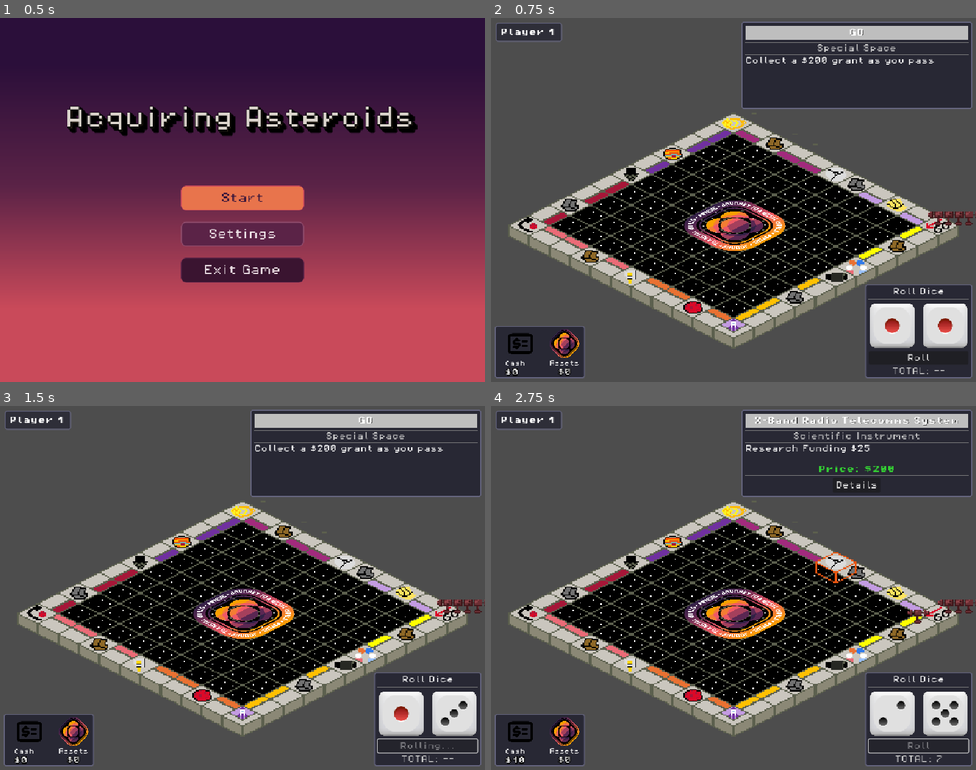
Above: before the commit, frames 1-4 (two rows, left to right).
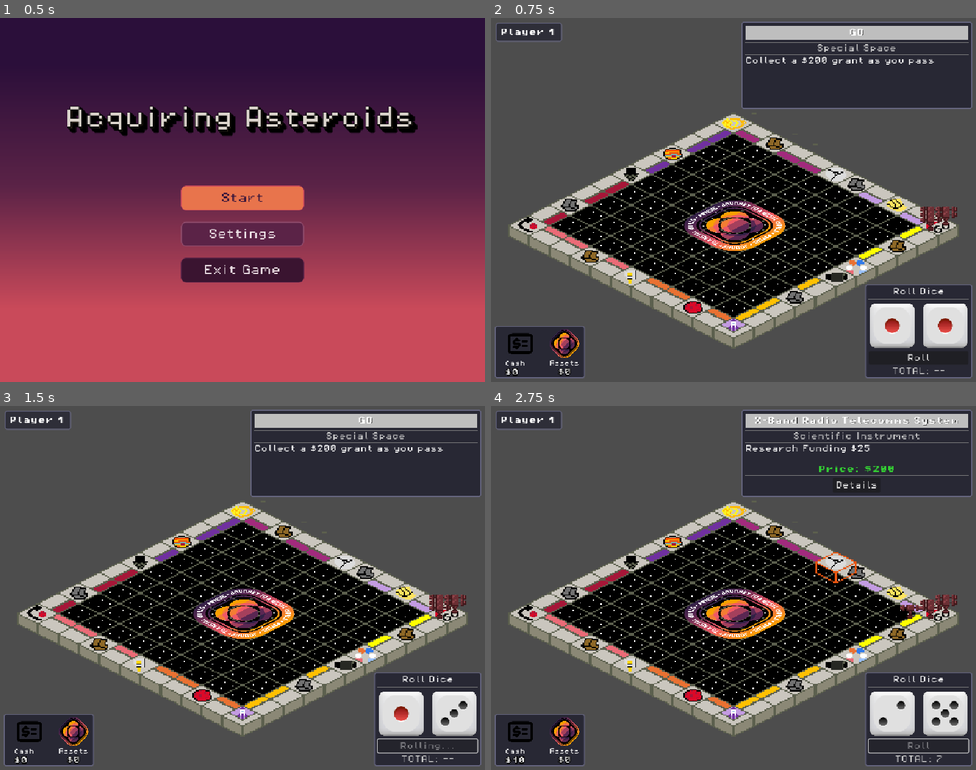
Above: after the commit, the same moments.

Repository: MissionToPsyche-Platinum/platinum_24d_game_psycheopoly-psb
Game: Godot game, scene res://scenes/StartMenu.tscn
Two runs of this game, one before a commit and one after it. Both use one fixed random seed, a clock stepped at 60 frames per second and the inputs below.
Inputs (mouse positions are in pixels of both pictures, inside the frame that each line leads up to):
- Up to frame 1 (0.5 s): no input
- Up to frame 2 (0.75 s): click "Start" at 0.5 s
- Up to frame 3 (1.5 s): click "Roll" at 1.25 s
- Up to frame 4 (2.75 s): tap Enter at 2 s; move the mouse to (840, 569) at 2.02 s; tap C at 2.1 s; click (840, 569) at 2.17 s

Frame 1 is identical in both runs. In frame 2, 0.4% of the frame differs, in the area x 88-100%, y 51-59%; in frame 3, 0.4%; in frame 4, 0.5%, in the area x 84-100%, y 51-60%.

Commit message:
feat: piece positioning logic for grid layout

Diff:
--- a/scripts/core/board.gd
+++ b/scripts/core/board.gd
@@ -54,12 +54,12 @@
 	for i in range(GameState.player_count):
 		var piece_instance = piece_scene.instantiate()
 		piece_instance.tile_map = tile_map_layer
+		piece_instance.player_index = i  # Store player index for offset calculation
+		piece_instance.player_count = GameState.player_count  # Store total player count for scaling
 		add_child(piece_instance)
 		pieces.append(piece_instance)
 		# Position piece at GO
 		piece_instance.move_to(10, 0)
-		# Offset pieces slightly so they're visible when on same space
-		piece_instance.position.x += i * 8
 
 	# Set current piece to first player
 	current_piece = pieces[0]
--- a/scripts/core/game_state.gd
+++ b/scripts/core/game_state.gd
@@ -49,7 +49,7 @@
 var _spaces_list := BoardSpaceList.new()
 
 # TODO: Eventually we want to be able to set this before a game starts
-var player_count: int = 4
+var player_count: int = 5
 
 # Holds the player state data models
 var players: Array[PlayerState] = []
--- a/scripts/core/piece.gd
+++ b/scripts/core/piece.gd
@@ -5,12 +5,23 @@
 # Signal emitted when the piece finishes all movement steps
 signal movement_finished(final_space: int)
 
+# Piece positioning offsets (adjust these to change spacing)
+const MAX_PIECE_OFFSET_X: float = 6.0  # Max horizontal spacing (for 6 players)
+const MAX_PIECE_OFFSET_Y: float = 4.0  # Max vertical spacing (for 6 players)
+const MAX_PLAYER_COUNT: int = 6  # Maximum number of players for scaling
+
 # Current board position (grid coordinates)
 var board_x: int = 0
 var board_y: int = 0
 
 # Current position on the board (0-39 like Monopoly)
 var board_space: int = 0
+
+# Player index (0-5 for positioning offsets)
+var player_index: int = 0
+
+# Total number of players (used for offset scaling)
+var player_count: int = 6
 
 # Reference to the TileMapLayer
 @export var tile_map: TileMapLayer
@@ -149,7 +160,67 @@
 func update_position() -> void:
 	if tile_map:
 		var world_pos = tile_map.map_to_local(Vector2i(board_x, board_y))
-		position = world_pos
+
+		# Calculate offset based on player index and player count
+		var offset_x: float = 0.0
+		var offset_y: float = 0.0
+
+		# Use different layouts based on player count
+		match player_count:
+			2:
+				# 2 players: side by side horizontally
+				match player_index:
+					0: offset_x = -MAX_PIECE_OFFSET_X
+					1: offset_x = MAX_PIECE_OFFSET_X
+			3:
+				# 3 players: triangle pattern
+				match player_index:
+					0:  # Top center
+						offset_y = -MAX_PIECE_OFFSET_Y
+					1:  # Bottom left
+						offset_x = -MAX_PIECE_OFFSET_X
+						offset_y = MAX_PIECE_OFFSET_Y
+					2:  # Bottom right
+						offset_x = MAX_PIECE_OFFSET_X
+						offset_y = MAX_PIECE_OFFSET_Y
+			4:
+				# 4 players: 2x2 grid
+				match player_index:
+					0:  # Top-left
+						offset_x = -MAX_PIECE_OFFSET_X
+						offset_y = -MAX_PIECE_OFFSET_Y
+					1:  # Top-right
+						offset_x = MAX_PIECE_OFFSET_X
+						offset_y = -MAX_PIECE_OFFSET_Y
+					2:  # Bottom-left
+						offset_x = -MAX_PIECE_OFFSET_X
+						offset_y = MAX_PIECE_OFFSET_Y
+					3:  # Bottom-right
+						offset_x = MAX_PIECE_OFFSET_X
+						offset_y = MAX_PIECE_OFFSET_Y
+			5, 6:
+				# 5-6 players: 2x3 grid
+				match player_index:
+					0:  # Top-left
+						offset_x = -MAX_PIECE_OFFSET_X
+						offset_y = -MAX_PIECE_OFFSET_Y
+					1:  # Top-right
+						offset_x = MAX_PIECE_OFFSET_X
+						offset_y = -MAX_PIECE_OFFSET_Y
+					2:  # Middle-left
+						offset_x = -MAX_PIECE_OFFSET_X
+						offset_y = 0.0
+					3:  # Middle-right
+						offset_x = MAX_PIECE_OFFSET_X
+						offset_y = 0.0
+					4:  # Bottom-left
+						offset_x = -MAX_PIECE_OFFSET_X
+						offset_y = MAX_PIECE_OFFSET_Y
+					5:  # Bottom-right
+						offset_x = MAX_PIECE_OFFSET_X
+						offset_y = MAX_PIECE_OFFSET_Y
+
+		position = world_pos + Vector2(offset_x, offset_y)
 
 
 # Check if position is on the board edge (Monopoly-style: 11 spaces per side = 40 total)
